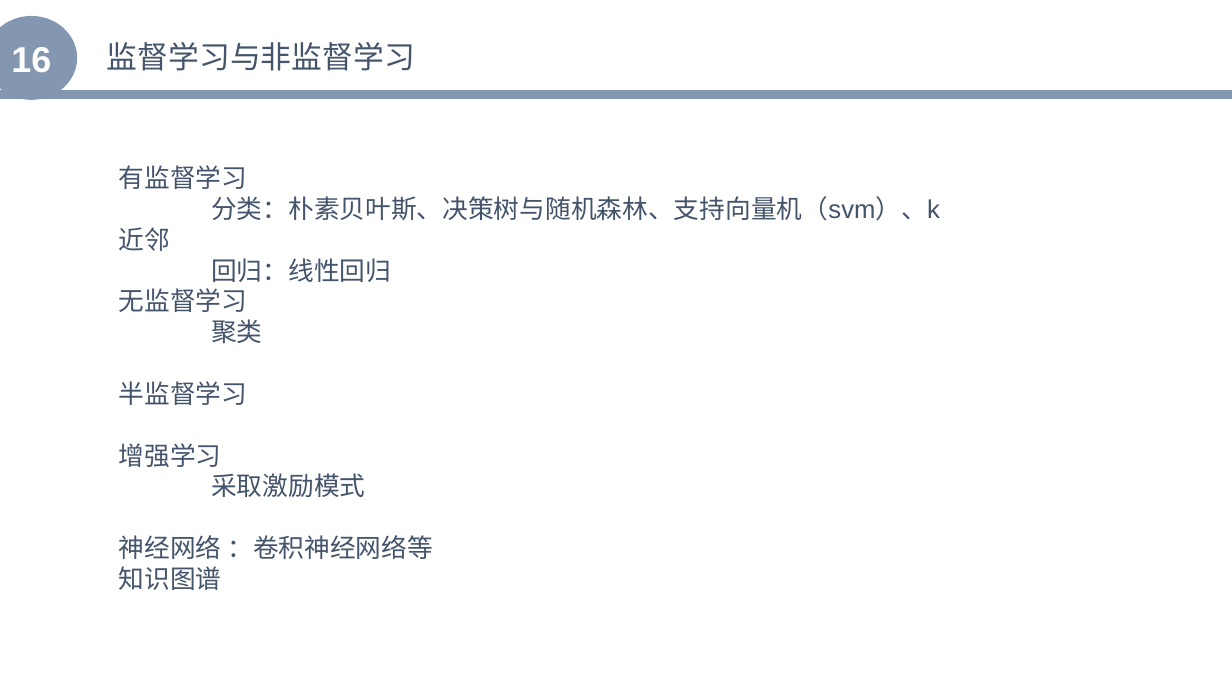
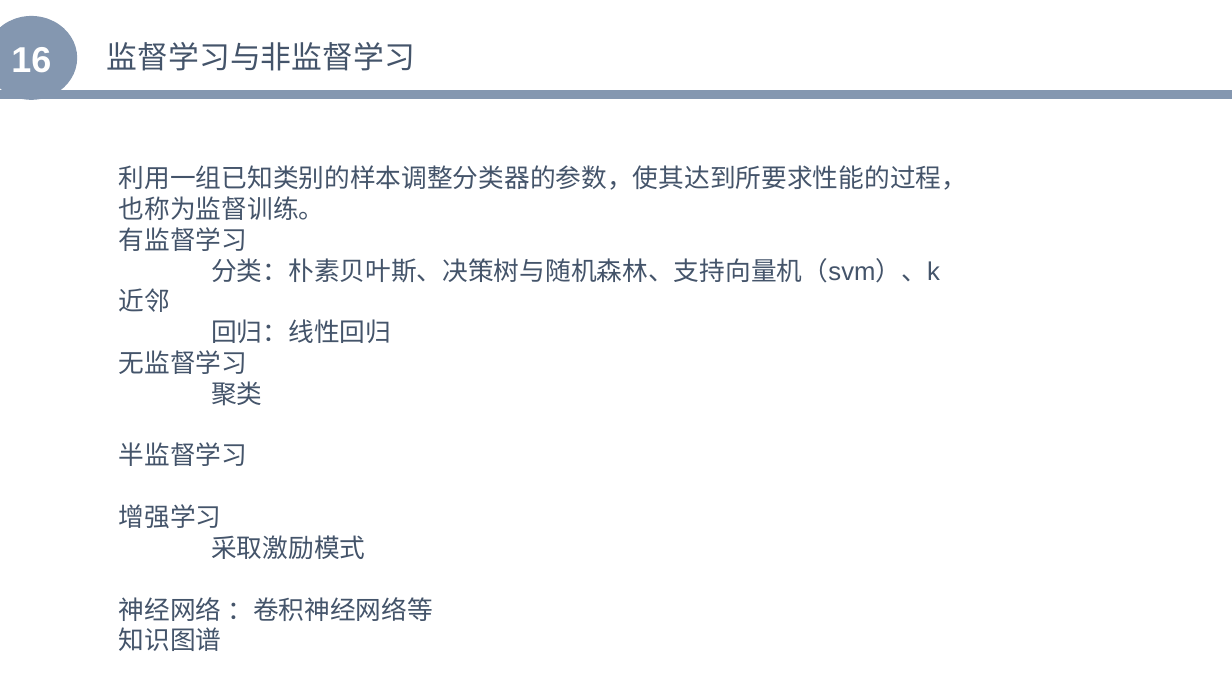
Before and after one commit to zhenglibins/python, a slide deck: slide 17 of python资料/Python与机器学习入门.pptx. Drawn at 1232x693 pixels with LibreOffice and Linux fonts; fonts in the diff are those of the drawing. Boxes give left, top, right and bottom in pixels: in the first picture for what was removed or moved away, otherwise in the second. Text is boxed around its words. In the diff, an @@ line names an element or a change of style, - is before the commit and + after.

```diff
--- a/python资料/Python与机器学习入门.pptx
+++ b/python资料/Python与机器学习入门.pptx
@@ text at <box>119,165,967,220</box>: paragraph added @@
+利用一组已知类别的样本调整分类器的参数，使其达到所要求性能的过程，也称为监督训练。
```
Also in this commit, not shown: 1 other slide changed, 7 slides added, 2 slides removed, 2 other files.
